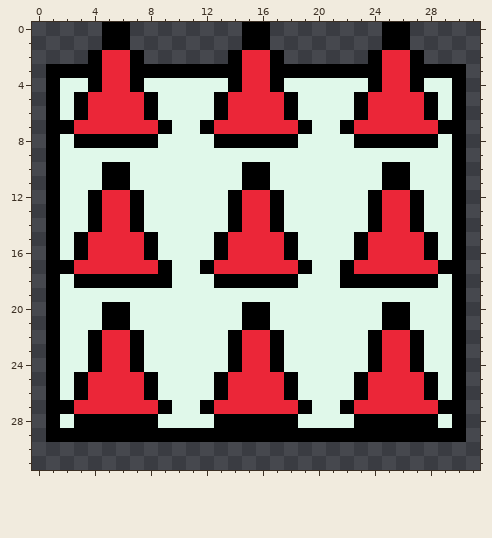
File history of a pixel-art file, Brackeys Game Jam 2020.1/Assets/Project/Sprites/Mechanic/Spike.aseprite. Above is the file before it was changed.
32x32 pixels, 1 frame.
The result:
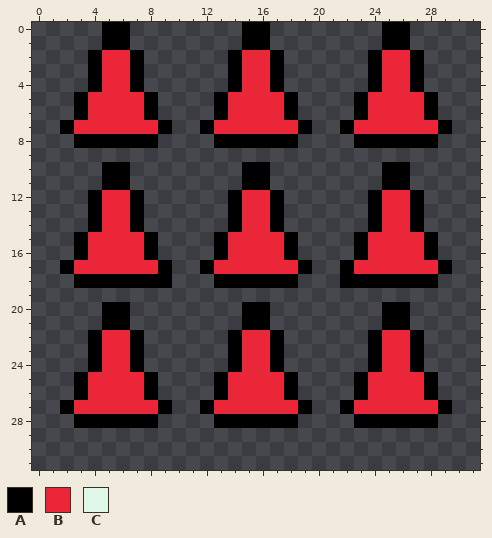
Palette (. is transparent): A #000000  B #eb2638  C #e0f8ea
Changes in this commit:
layer "Frame" removed
y 3: x 1..3 AAA -> ...; x 8..13 AAAAAA -> ......; x 18..23 AAAAAA -> ......; x 28..30 AAA -> ...
y 4: x 1..3 ACC -> ...; x 8..13 CCCCCC -> ......; x 18..23 CCCCCC -> ......; x 28..30 CCA -> ...
y 5..6: x 1..2 AC -> ..; x 9..12 CCCC -> ....; x 19..22 CCCC -> ....; x 29..30 CA -> ..
y 7: x 1 A -> .; x 10..11 CC -> ..; x 20..21 CC -> ..; x 30 A -> .
y 8: x 1..2 AC -> ..; x 9..12 CCCC -> ....; x 19..22 CCCC -> ....; x 29..30 CA -> ..
y 9: x 1..30 ACCCCCCCCCCCCCCCCCCCCCCCCCCCCA -> ..............................
y 10..11: x 1..4 ACCC -> ....; x 7..14 CCCCCCCC -> ........; x 17..24 CCCCCCCC -> ........; x 27..30 CCCA -> ....
y 12..14: x 1..3 ACC -> ...; x 8..13 CCCCCC -> ......; x 18..23 CCCCCC -> ......; x 28..30 CCA -> ...
y 15..16: x 1..2 AC -> ..; x 9..12 CCCC -> ....; x 19..22 CCCC -> ....; x 29..30 CA -> ..
y 17: x 1 A -> .; x 10..11 CC -> ..; x 20..21 CC -> ..; x 30 A -> .
y 18: x 1..2 AC -> ..; x 10..12 CCC -> ...; x 19..21 CCC -> ...; x 29..30 CA -> ..
y 19: x 1..30 ACCCCCCCCCCCCCCCCCCCCCCCCCCCCA -> ..............................
y 20..21: x 1..4 ACCC -> ....; x 7..14 CCCCCCCC -> ........; x 17..24 CCCCCCCC -> ........; x 27..30 CCCA -> ....
y 22..24: x 1..3 ACC -> ...; x 8..13 CCCCCC -> ......; x 18..23 CCCCCC -> ......; x 28..30 CCA -> ...
y 25..26: x 1..2 AC -> ..; x 9..12 CCCC -> ....; x 19..22 CCCC -> ....; x 29..30 CA -> ..
y 27: x 1 A -> .; x 10..11 CC -> ..; x 20..21 CC -> ..; x 30 A -> .
y 28: x 1..2 AC -> ..; x 9..12 CCCC -> ....; x 19..22 CCCC -> ....; x 29..30 CA -> ..
y 29: x 1..30 AAAAAAAAAAAAAAAAAAAAAAAAAAAAAA -> ..............................
Changed places in both pictures, as pixel boxes (x1, y1, x2, y2):
erased: (46, 64, 466, 442)
